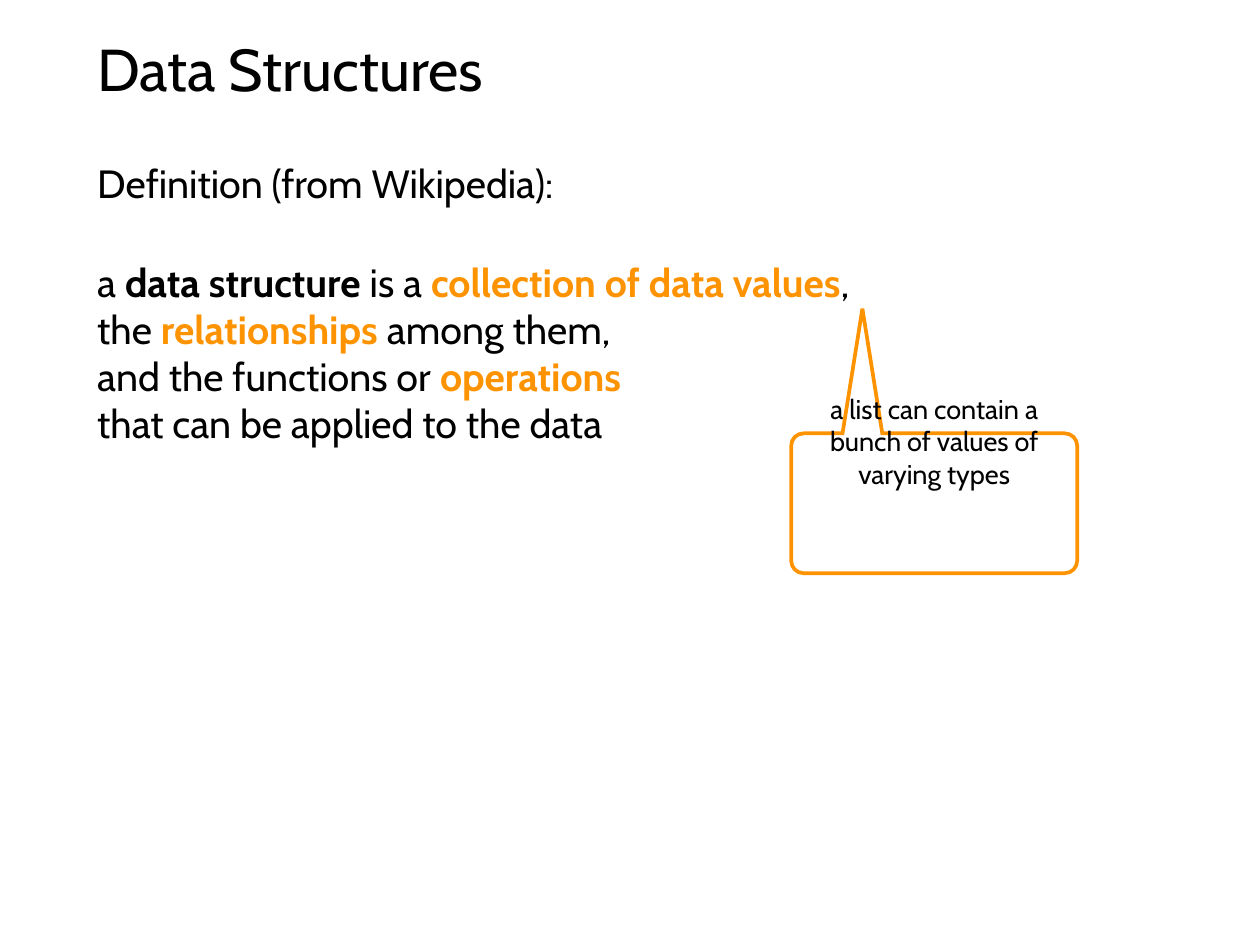
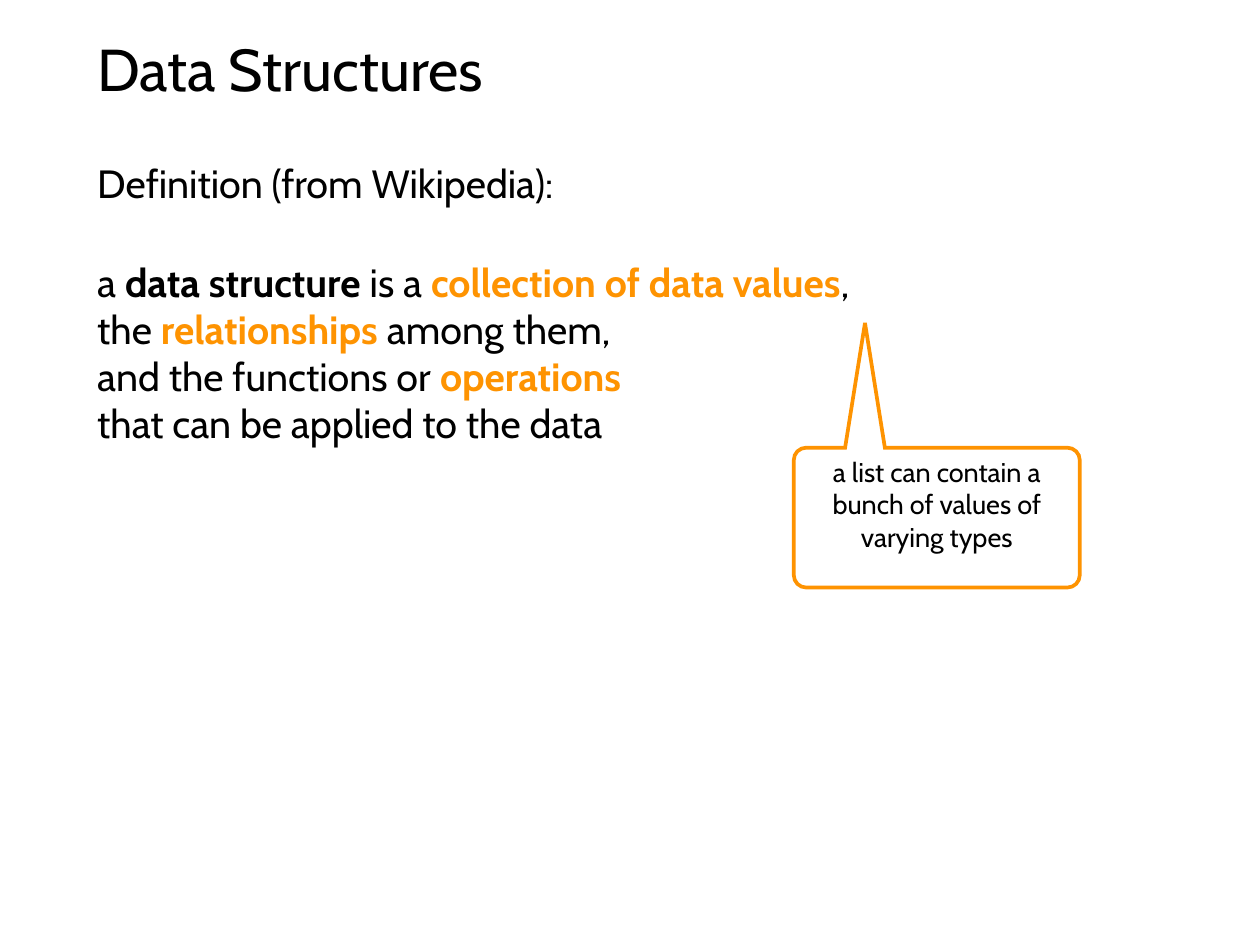
Before and after one commit to rogersjeffreyl/caraza-harter-com, a slide deck: slide 5 of tyler/meena/cs220/s20/materials/lec_18_S20.pptx. Drawn at 1260x945 pixels with LibreOffice and Linux fonts; fonts in the diff are those of the drawing. Boxes give left, top, right and bottom in pixels: in the first picture for what was removed or moved away, otherwise in the second. Text is boxed around its words. In the diff, an @@ line names an element or a change of style, - is before the commit and + after.

```diff
--- a/tyler/meena/cs220/s20/materials/lec_18_S20.pptx
+++ b/tyler/meena/cs220/s20/materials/lec_18_S20.pptx
@@ freeform shape "a list can contain a ...": place and size @@
-freeform shape "a list can contain a ..." at [791,308,1077,573]
+freeform shape "a list can contain a ..." at [794,323,1080,588]
```
Also in this commit, not shown: 3 other slides changed.
